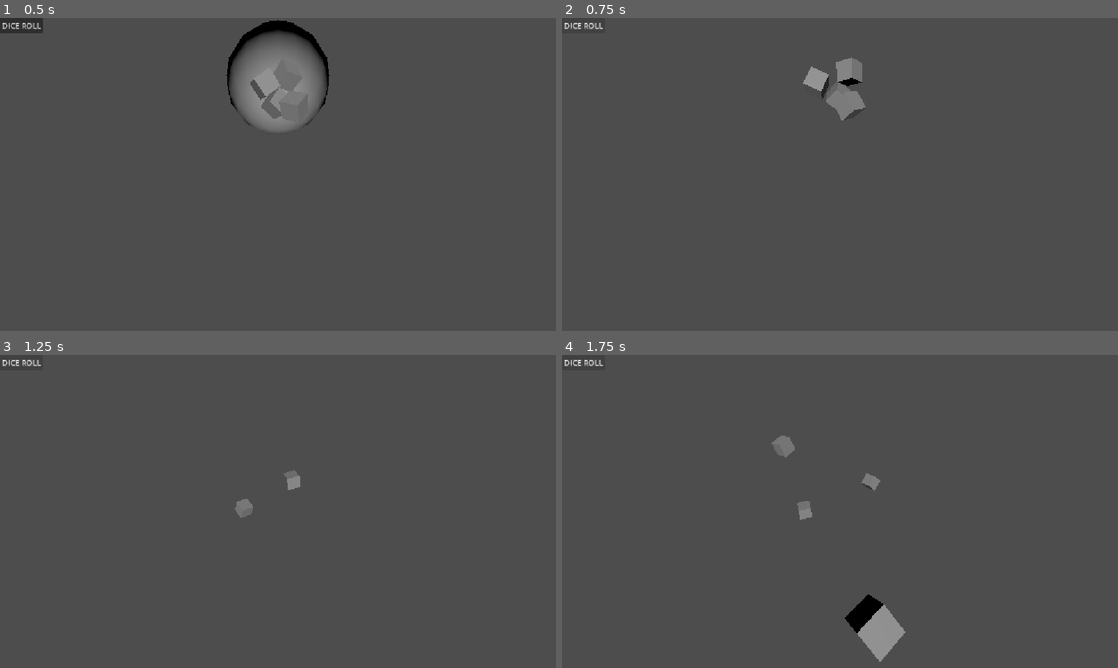
Above: before the commit, frames 1-4 (two rows, left to right).
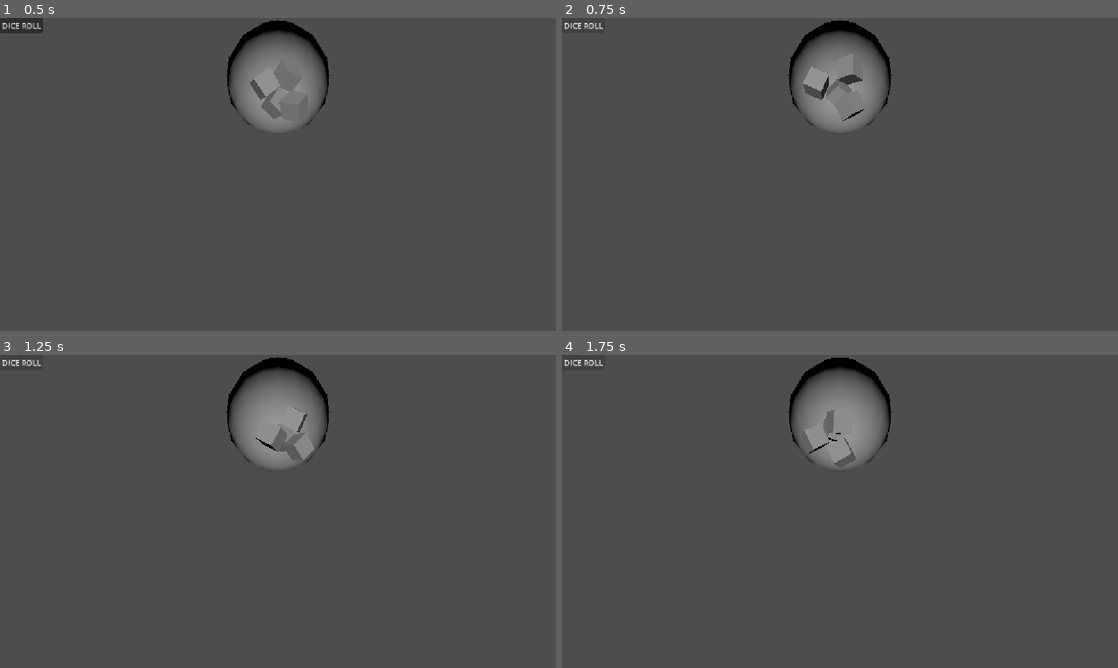
Above: after the commit, the same moments.

Repository: mazboxry/morpheus-
Game: Godot game, scene res://scenes/main.tscn
Same seed, same stepped clock (60 frames per second), same inputs: the game is played once before the commit and once after it. The project has no main scene, so this scene is started directly.
Inputs:
- Up to frame 1 (0.5 s): no input
- Up to frame 2 (0.75 s): click "DICE ROLL" at 0.5 s
- Up to frame 3 (1.25 s): no input
- Up to frame 4 (1.75 s): click "DICE ROLL" at 1.25 s

Frame 1 is identical in both runs. In frame 2, 2.8% of the frame differs, in the area x 40-60%, y 0-36%; in frame 3, 3.8%; in frame 4, 5.2%, in the area x 37-62%, y 0-98%.
Error after the commit: Invalid assignment of property or key 'dice_ball' with value of type 'Node3D (dice_ball.gd)' on a base object of type 'Node (game.gd)'. (res://scenes/dice/dice…

Commit message:
Define MVP game flow architecture

Diff:
--- a/autoload/game.gd
+++ b/autoload/game.gd
@@ -1,19 +1,71 @@
 extends Node
+## Global entry point for coarse game flow only.
+## Scene-local progression (for example MainGame's DiceRoll -> MarchMain)
+## intentionally belongs to the scene that owns that flow.
 
-signal spawn_request(team, rarity, position)
-signal unit_spawned(unit)
-signal battle_started
-signal battle_ended(winner)
-signal dice_rolled()
-var dice_ball:Node3D
-var rng := RandomNumberGenerator.new()
+signal state_changed(previous_state: State, current_state: State, payload: Dictionary)
+signal root_modal_requested(state: State, payload: Dictionary)
+signal stage_requested(stage_id: StringName)
+signal dice_roll_requested
 
-func _ready():
-	rng.randomize()
-	dice_rolled.connect(roll_dice)
-func roll_dice():
-	if dice_ball.has_method("_on_dice_throw"):
-		dice_ball._on_dice_throw()
+enum State {
+	BOOT,
+	TITLE,
+	CONFIG,
+	TUTORIAL,
+	MAIN_GAME,
+	STAGE_CLEAR,
+	GAME_OVER,
+	GAME_CLEAR,
+}
 
-func request_spawn(team, rarity, pos):
-	emit_signal("spawn_request", team, rarity, pos)
+const ROOT_MODAL_SCENES := {
+	State.BOOT: "res://scenes/ui/boot_modal.tscn",
+	State.TITLE: "res://scenes/ui/title_modal.tscn",
+	State.CONFIG: "res://scenes/ui/config_modal.tscn",
+	State.TUTORIAL: "res://scenes/ui/tutorial_modal.tscn",
+	State.MAIN_GAME: "res://scenes/main_game.tscn",
+	State.STAGE_CLEAR: "res://scenes/ui/stage_clear_modal.tscn",
+	State.GAME_OVER: "res://scenes/ui/game_over_modal.tscn",
+	State.GAME_CLEAR: "res://scenes/ui/game_clear_modal.tscn",
+}
+
+var state: State = State.BOOT
+var current_stage_id: StringName = &"stage_001"
+
+
+func _ready() -> void:
+	transition_to(State.BOOT)
+
+
+func transition_to(next_state: State, payload: Dictionary = {}) -> void:
+	var previous_state := state
+	state = next_state
+	state_changed.emit(previous_state, state, payload)
+	root_modal_requested.emit(state, payload)
+
+
+func open_title() -> void:
+	transition_to(State.TITLE)
+
+
+func open_config() -> void:
+	transition_to(State.CONFIG)
+
+
+func open_tutorial() -> void:
+	transition_to(State.TUTORIAL)
+
+
+func start_main_game(stage_id: StringName = current_stage_id) -> void:
+	current_stage_id = stage_id
+	stage_requested.emit(current_stage_id)
+	transition_to(State.MAIN_GAME, {"stage_id": current_stage_id})
+
+
+func finish_stage(is_final_stage: bool) -> void:
+	transition_to(State.GAME_CLEAR if is_final_stage else State.STAGE_CLEAR)
+
+
+func lose_game() -> void:
+	transition_to(State.GAME_OVER)
--- /dev/null
+++ b/resources/dice_definition.gd
@@ -0,0 +1,15 @@
+class_name DiceDefinition
+extends Resource
+## Data-only die definition.  The face list is deliberately independent from
+## physics so future dice-set building can replace this resource without
+## changing the battle flow.
+
+@export var display_name := "Standard Die"
+@export var faces: Array[int] = [1, 1, 1, 2, 2, 3]
+
+
+func rarity_for_face(face_index: int) -> int:
+	if face_index < 0 or face_index >= faces.size():
+		push_error("Invalid die face index: %s" % face_index)
+		return 1
+	return faces[face_index]
--- /dev/null
+++ b/resources/standard_dice.tres
@@ -0,0 +1,8 @@
+[gd_resource type="Resource" script_class="DiceDefinition" load_steps=2 format=3]
+
+[ext_resource type="Script" path="res://resources/dice_definition.gd" id="1_dice"]
+
+[resource]
+script = ExtResource("1_dice")
+display_name = "Standard Die"
+faces = Array[int]([1, 1, 1, 2, 2, 3])
--- a/scenes/battle_field.gd
+++ b/scenes/battle_field.gd
@@ -2,12 +2,15 @@
 
 @export var monster_scene:PackedScene
 
-func _ready():
-	Game.spawn_request.connect(_on_spawn_request)
 
-func _on_spawn_request(team, rarity, pos):
+func spawn_monster(team: String, rarity: int, pos: Vector3) -> Node3D:
+	# Called by the future SpawnManager.  BattleField deliberately does not
+	# subscribe to Game: spawning is not global-flow responsibility.
+	if monster_scene == null:
+		push_error("BattleField needs a monster_scene before spawning units.")
+		return null
 	var m = monster_scene.instantiate()
 	add_child(m)
 	m.global_position = pos
 	m.setup(team, rarity)
-	Game.unit_spawned.emit(m)
+	return m
--- /dev/null
+++ b/scenes/stages/stage.gd
@@ -0,0 +1,22 @@
+class_name BattleStage
+extends Node3D
+## Contract for hand-authored stage scenes.
+## Designers may add art and obstacles freely while preserving these anchors.
+
+signal player_castle_destroyed
+signal enemy_castle_destroyed
+
+@export var stage_id: StringName
+@export var is_final_stage := false
+
+@onready var player_spawn_zone: Marker3D = $PlayerSpawnZone
+@onready var enemy_spawn_zone: Marker3D = $EnemySpawnZone
+@onready var player_castle: Node3D = $PlayerCastle
+@onready var enemy_castle: Node3D = $EnemyCastle
+
+
+func _ready() -> void:
+	if player_castle.has_signal("destroyed"):
+		player_castle.connect("destroyed", player_castle_destroyed.emit)
+	if enemy_castle.has_signal("destroyed"):
+		enemy_castle.connect("destroyed", enemy_castle_destroyed.emit)
--- /dev/null
+++ b/scenes/stages/stage_template.tscn
@@ -0,0 +1,23 @@
+[gd_scene load_steps=2 format=3]
+
+[ext_resource type="Script" path="res://scenes/stages/stage.gd" id="1_stage"]
+
+[node name="Stage" type="Node3D"]
+script = ExtResource("1_stage")
+stage_id = &"stage_template"
+
+[node name="Battlefield" type="Node3D" parent="."]
+
+[node name="PlayerSpawnZone" type="Marker3D" parent="."]
+position = Vector3(0, 0, 4)
+
+[node name="EnemySpawnZone" type="Marker3D" parent="."]
+position = Vector3(0, 0, -4)
+
+[node name="PlayerCastle" type="Node3D" parent="."]
+
+[node name="EnemyCastle" type="Node3D" parent="."]
+
+[node name="StageArt" type="Node3D" parent="."]
+
+[node name="Obstacles" type="Node3D" parent="."]
--- a/scenes/ui/dice_button.gd
+++ b/scenes/ui/dice_button.gd
@@ -3,11 +3,6 @@
 @export var team := "player"
 
 func _pressed():
-	var value = Game.roll_dice()
-	var comment="""var rarity = value # そのまま
-	var pos = get_random_spawn_position()
-	Game.request_spawn(team, rarity, pos)
-	"""
-func get_random_spawn_position():
-	# 適当：あとで改善可能
-	return Vector3(randf()*4-2, 0, randf()*4-2)
+	# The MainGame-local DiceRoll state owns the physical dice and result flow.
+	# This UI only asks that state to begin; it must not invent spawn positions.
+	Game.dice_roll_requested.emit()
Not shown, added: docs/mvp_spec.md
